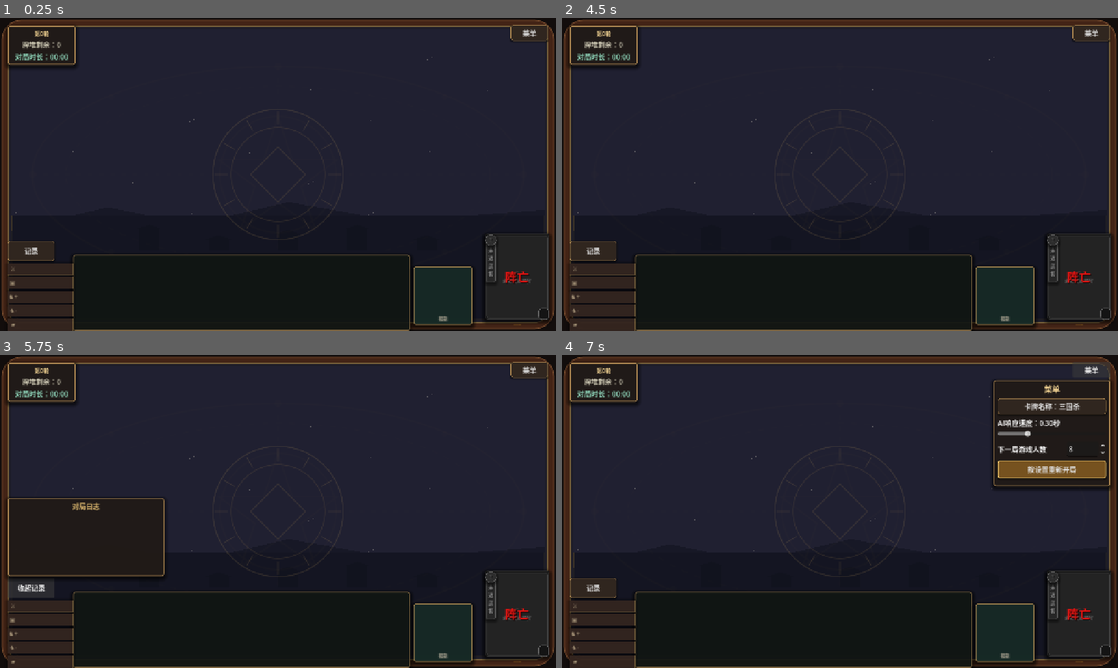
Above: before the commit, frames 1-4 (two rows, left to right).
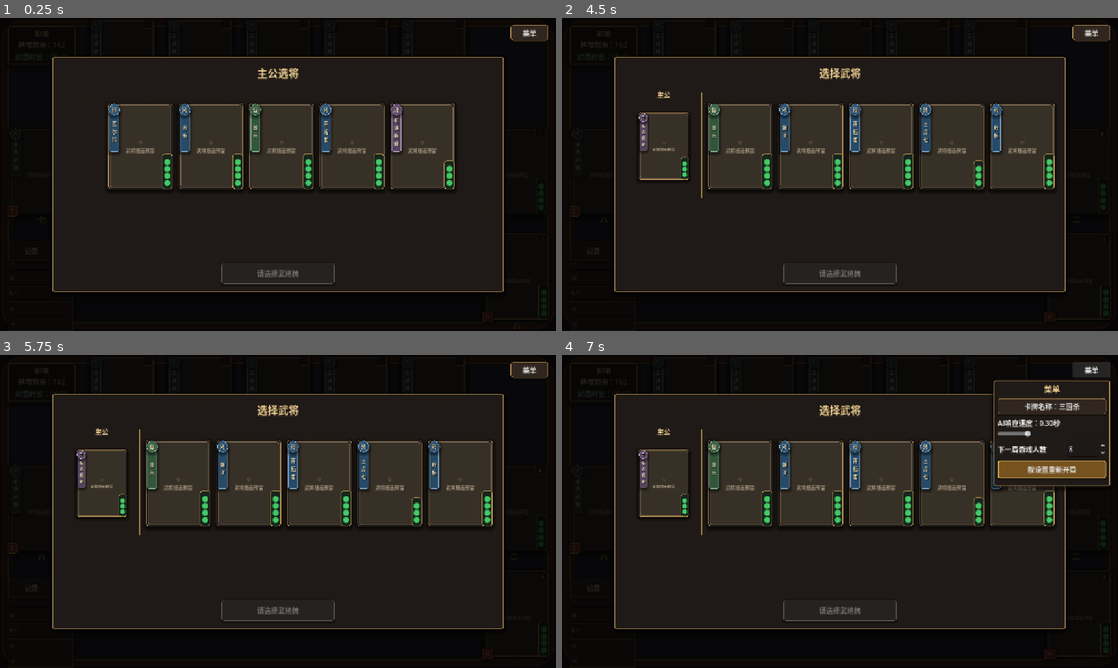
Above: after the commit, the same moments.

Repository: LisBam/hsr-kill
Game: Godot game, scene res://scenes/main.tscn
The game is run twice, just before and just after one commit, with the same random seed, the same clock (stepped at 60 frames per second) and the same inputs.
Inputs:
- Up to frame 1 (0.25 s): no input
- Up to frame 2 (4.5 s): click "记录" at 0.5 s; click "收起记录" (after the commit: "记录") at 1.25 s; click "菜单" at 2 s; click "卡牌名称：三国杀" at 2.75 s; click "卡牌名称：崩铁杀" at 3.5 s; click "按设置重新开局" at 4.25 s
- Up to frame 3 (5.75 s): click "记录" at 5 s
- Up to frame 4 (7 s): click "收起记录" (after the commit: "记录") at 5.75 s; click "菜单" at 6.5 s

The runs differ from the first frame. In frame 1, 57% of the frame differs, in the area x 0-100%, y 0-100%; in frame 2, 55%; in frame 3, 52%; in frame 4, 49%.
Error before the commit: Trying to assign value of type 'HFlowContainer' to a variable of type 'skill_button_grid.gd'. (res://scripts/ui/match_table.gd:121)

Commit message:
1.修复旧场景技能容器类型错误   2.修复选将主公分隔线节点缺失   3.完善旧场景缓存兼容初始化   4.完善界面兼容说明

Diff:
--- a/scenes/main.tscn
+++ b/scenes/main.tscn
@@ -15,6 +15,7 @@
 [ext_resource type="Script" uid="uid://conllkvkmtemn" path="res://scripts/ui/match_log_panel.gd" id="15_log_panel"]
 [ext_resource type="PackedScene" path="res://scenes/components/card_selection_panel.tscn" id="16_card_selection"]
 [ext_resource type="Script" uid="uid://5ckjv0sds4ni" path="res://scripts/ui/equipment_stack_view.gd" id="17_equipment_stack"]
+[ext_resource type="Script" path="res://scripts/ui/skill_button_grid.gd" id="18_skill_grid"]
 
 [sub_resource type="StyleBoxFlat" id="StyleMetalPanel"]
 content_margin_left = 9.0
@@ -479,7 +480,7 @@
 anchor_top = 1.0
 anchor_bottom = 1.0
 offset_left = 18.0
-offset_top = -157.0
+offset_top = -175.0
 offset_right = 168.0
 grow_vertical = 0
 theme_override_styles/panel = SubResource("StyleEquipmentPanel")
@@ -501,7 +502,7 @@
 offset_right = -335.7
 grow_horizontal = 2
 grow_vertical = 0
-theme_override_styles/panel = SubResource("StyleHandPanel")
+theme_override_styles/panel = SubResource("StyleEquipmentPanel")
 
 [node name="HandScroll" type="ScrollContainer" parent="HandPanel" unique_id=429512698]
 layout_mode = 2
@@ -521,25 +522,30 @@
 anchor_top = 1.0
 anchor_right = 1.0
 anchor_bottom = 1.0
-offset_left = -327.7
-offset_top = -148.0
+offset_left = -321.7
+offset_top = -70.0
 offset_right = -191.7
-offset_bottom = -14.0
+offset_bottom = -26.0
 grow_horizontal = 0
 grow_vertical = 0
-theme_override_styles/panel = SubResource("StyleJadePanel")
-
-[node name="SkillVBox" type="VBoxContainer" parent="SkillBar" unique_id=1002488890]
-layout_mode = 2
-
-[node name="SkillButtonContainer" type="HFlowContainer" parent="SkillBar/SkillVBox" unique_id=2054243440]
-unique_name_in_owner = true
-layout_mode = 2
-size_flags_vertical = 3
-theme_override_constants/v_separation = 6
+theme_override_styles/panel = SubResource("StyleEquipmentPanel")
+
+[node name="SkillVBox" type="Control" parent="SkillBar" unique_id=1002488890]
+layout_mode = 2
+
+[node name="SkillButtonContainer" type="Container" parent="SkillBar/SkillVBox" unique_id=2054243440]
+unique_name_in_owner = true
+layout_mode = 1
+anchors_preset = 15
+anchor_right = 1.0
+anchor_bottom = 1.0
+grow_horizontal = 2
+grow_vertical = 2
+script = ExtResource("18_skill_grid")
 
 [node name="SkillStatusLabel" type="Label" parent="SkillBar/SkillVBox" unique_id=1357965274]
 unique_name_in_owner = true
+visible = false
 layout_mode = 2
 theme_override_colors/font_color = Color(0.68, 0.65, 0.58, 1)
 theme_override_font_sizes/font_size = 10
@@ -662,6 +668,16 @@
 offset_right = 188.35
 offset_bottom = 303.8
 
+[node name="LordDivider" type="ColorRect" parent="CharacterSelectionPanel/SelectionFrame"]
+visible = false
+layout_mode = 0
+offset_left = 200.0
+offset_top = 82.0
+offset_right = 202.0
+offset_bottom = 324.0
+mouse_filter = 2
+color = Color(0.78, 0.63, 0.34, 0.72)
+
 [node name="CharacterCandidateArea" type="Control" parent="CharacterSelectionPanel/SelectionFrame" unique_id=1250766479]
 unique_name_in_owner = true
 anchors_preset = 0
--- a/scripts/ui/character_selection_panel.gd
+++ b/scripts/ui/character_selection_panel.gd
@@ -27,6 +27,12 @@
 ## 主公牌与候选牌之间竖向分隔线的组件内相对路径；没有公开主公时保持隐藏且不占候选区域。
 const LORD_DIVIDER_PATH: NodePath = NodePath("SelectionFrame/LordDivider")
 
+## 旧场景缺少主公分隔线时使用的默认矩形；2像素宽竖线位于主公牌区与候选区之间。
+const LORD_DIVIDER_RECT: Rect2 = Rect2(200.0, 82.0, 2.0, 242.0)
+
+## 旧场景缺少主公分隔线时使用的暗金颜色；透明度0.72保证分隔可见但不抢占武将牌视觉层级。
+const LORD_DIVIDER_COLOR: Color = Color(0.78, 0.63, 0.34, 0.72)
+
 ## 选将确认按钮的组件内相对路径；按钮只提交稳定武将 ID。
 const CONFIRM_BUTTON_PATH: NodePath = NodePath("SelectionFrame/ConfirmCharacterButton")
 
@@ -96,6 +102,7 @@
 
 ## 初始化确认信号并保持选将遮罩默认隐藏，直到收到规则核心快照。
 func _ready() -> void:
+	_ensure_lord_divider()
 	_required_nodes_ready = _validate_required_nodes()
 	if not _required_nodes_ready:
 		visible = false
@@ -110,6 +117,26 @@
 	_candidate_area_without_lord_left = _lord_character_area.position.x
 	_candidate_area_right = _candidate_area.position.x + _candidate_area.size.x
 	visible = false
+
+
+## 为仍在编辑器内存中的旧主场景补建主公分隔线；新节点继续使用稳定相对路径参与统一校验和显隐。
+func _ensure_lord_divider() -> void:
+	if _lord_divider != null:
+		return
+	# 选将主框；旧场景只有在该稳定父节点存在时才能安全补建分隔线。
+	var selection_frame: Control = get_node_or_null("SelectionFrame") as Control
+	if selection_frame == null:
+		return
+	# 运行时主公分隔线；几何和颜色与正式场景资源保持一致，编辑器重新载入场景后不会产生视觉差异。
+	var runtime_lord_divider: ColorRect = ColorRect.new()
+	runtime_lord_divider.name = StringName(LORD_DIVIDER_PATH.get_name(LORD_DIVIDER_PATH.get_name_count() - 1))
+	runtime_lord_divider.position = LORD_DIVIDER_RECT.position
+	runtime_lord_divider.size = LORD_DIVIDER_RECT.size
+	runtime_lord_divider.mouse_filter = Control.MOUSE_FILTER_IGNORE
+	runtime_lord_divider.color = LORD_DIVIDER_COLOR
+	runtime_lord_divider.visible = false
+	selection_frame.add_child(runtime_lord_divider)
+	_lord_divider = runtime_lord_divider
 
 
 ## 接收裁剪后的选将快照并重建候选牌；任何隐藏选择都不会进入该组件。
--- a/scripts/ui/match_table.gd
+++ b/scripts/ui/match_table.gd
@@ -43,6 +43,9 @@
 
 ## 本地武将座位左边界相对主场景右边缘的偏移；无技能时手牌栏延伸到该边界左侧。
 const LOCAL_PLAYER_SEAT_LEFT_OFFSET: float = -164.35
+
+## 本地装备区与手牌区的统一高度；175像素覆盖148像素牌面、18像素选中抬升及悬停缩放余量。
+const LOCAL_CARD_AREA_HEIGHT: float = 175.0
 
 ## 每秒包含的毫秒数；对局时长使用单调时钟换算，不受系统时间调整影响。
 const MILLISECONDS_PER_SECOND: int = 1000
@@ -117,8 +120,8 @@
 ## 本地技能透明外层；尺寸严格跟随当前一列或两列按钮，不绘制独立背景框。
 @onready var skill_bar: PanelContainer = $SkillBar
 
-## 本地武将技能按钮容器；每次快照按武将配置重建，预留技能只展示说明不执行规则。
-@onready var skill_button_container: SkillButtonGrid = %SkillButtonContainer
+## 本地武将技能按钮容器；使用基础容器类型接收旧场景缓存，进入_ready后统一升级为SkillButtonGrid。
+@onready var skill_button_container: Container = %SkillButtonContainer
 
 ## 技能状态提示；展示技能说明、可用状态与尚未接入规则的提示。
 @onready var skill_status_label: Label = %SkillStatusLabel
@@ -244,6 +247,8 @@
 
 ## 连接控制器与全局设置，并在首帧启动默认演示对局。
 func _ready() -> void:
+	_ensure_skill_button_grid()
+	_configure_local_card_areas()
 	_configure_interaction_controls()
 	_create_local_player_card()
 	_create_identity_mark_menu()
@@ -272,6 +277,42 @@
 	local_player_card.card_dropped.connect(_on_card_dropped)
 	match_menu.refresh_card_name_text()
 	call_deferred("_start_default_match")
+
+
+## 把旧主场景中的HFlowContainer替换为专用技能网格；迁移只处理布局组件，不读取或修改武将技能规则。
+func _ensure_skill_button_grid() -> void:
+	if skill_button_container is SkillButtonGrid:
+		return
+	# 旧技能容器父节点；缺失时无法保持原场景层级，因此保留现有节点并输出单条诊断。
+	var legacy_parent: Node = skill_button_container.get_parent() if skill_button_container != null else null
+	if legacy_parent == null:
+		push_error("本地技能栏缺少可迁移的 SkillButtonContainer 父节点。")
+		return
+	# 旧技能容器在父节点中的顺序；替换后保持原有绘制与布局顺序。
+	var legacy_index: int = skill_button_container.get_index()
+	# 旧节点名称；继续保留唯一名称查询契约，避免其他桌面组件取得不同节点。
+	var legacy_name: StringName = skill_button_container.name
+	skill_button_container.free()
+	# 专用技能网格；只接管按钮方向与间距，按钮内容仍由技能视图组件负责。
+	var replacement_grid: SkillButtonGrid = SkillButtonGrid.new()
+	replacement_grid.name = legacy_name
+	replacement_grid.unique_name_in_owner = true
+	legacy_parent.add_child(replacement_grid)
+	legacy_parent.move_child(replacement_grid, mini(legacy_index, legacy_parent.get_child_count() - 1))
+	replacement_grid.set_anchors_and_offsets_preset(Control.PRESET_FULL_RECT)
+	skill_button_container = replacement_grid
+
+
+## 统一底部装备、手牌与技能区的透明样式和高度；旧场景缓存进入树后也会恢复当前布局规格。
+func _configure_local_card_areas() -> void:
+	# 本地装备外层；装备栏与手牌栏固定同为175像素高，底边继续锚定客户区底部。
+	var equipment_panel: PanelContainer = $EquipmentPanel
+	equipment_panel.offset_top = -LOCAL_CARD_AREA_HEIGHT
+	equipment_panel.add_theme_stylebox_override("panel", StyleBoxEmpty.new())
+	hand_panel.add_theme_stylebox_override("panel", StyleBoxEmpty.new())
+	skill_bar.add_theme_stylebox_override("panel", StyleBoxEmpty.new())
+	skill_status_label.visible = false
+	skill_status_label.mouse_filter = Control.MOUSE_FILTER_IGNORE
 
 
 ## 按整秒刷新左上角对局时长；只更新文本，不驱动任何规则阶段、计时器或 AI 行为。
@@ -619,14 +660,19 @@
 		first_skill_button = _skill_views.values()[0] as SkillButtonView
 	# 当前单个技能按钮尺寸；直接读取组件暴露参数，使检查器调整后布局仍保持一致。
 	var button_size: Vector2 = Vector2(first_skill_button.button_width, first_skill_button.button_height) if first_skill_button != null else Vector2(62.0, 44.0)
+	# 专用技能网格；_ready阶段已把旧容器迁移为该组件，空值仅表示场景结构已被外部破坏。
+	var skill_grid: SkillButtonGrid = skill_button_container as SkillButtonGrid
+	if skill_grid == null:
+		push_error("本地技能栏未能初始化 SkillButtonGrid。")
+		return
 	# 当前实际列数；一个技能只占右侧一列，两个及以上固定占满两列。
-	var column_count: int = mini(safe_skill_count, skill_button_container.maximum_columns)
+	var column_count: int = mini(safe_skill_count, skill_grid.maximum_columns)
 	# 当前实际层数；第三个技能开始放到第二层并继续向上扩展。
-	var row_count: int = ceili(float(safe_skill_count) / float(maxi(skill_button_container.maximum_columns, 1)))
+	var row_count: int = ceili(float(safe_skill_count) / float(maxi(skill_grid.maximum_columns, 1)))
 	# 当前技能透明区域尺寸；只包含按钮和按钮间距，不额外保留背景内边距。
 	var skill_area_size: Vector2 = Vector2(
-		button_size.x * float(column_count) + skill_button_container.horizontal_gap * float(maxi(column_count - 1, 0)),
-		button_size.y * float(row_count) + skill_button_container.vertical_gap * float(maxi(row_count - 1, 0))
+		button_size.x * float(column_count) + skill_grid.horizontal_gap * float(maxi(column_count - 1, 0)),
+		button_size.y * float(row_count) + skill_grid.vertical_gap * float(maxi(row_count - 1, 0))
 	)
 	skill_bar.visible = true
 	skill_bar.offset_right = LOCAL_SKILL_RIGHT_OFFSET
@@ -635,7 +681,7 @@
 	skill_bar.offset_top = LOCAL_SKILL_BOTTOM_OFFSET - skill_area_size.y
 	# 手牌栏右边界紧贴当前最左技能列；一个技能时自然增长到第一按钮旁，两个及以上缩短到第二按钮旁。
 	hand_panel.offset_right = skill_bar.offset_left - HAND_SKILL_GAP
-	skill_button_container.queue_sort()
+	skill_grid.queue_sort()
 
 
 ## 响应技能按钮请求；预留技能展示永久说明，可主动发动的技能通过统一 PlayerAction 进入规则核心。
Not shown, changed: docs/游戏机制与玩法内容.md
Not shown, changed: docs/界面与交互.md
